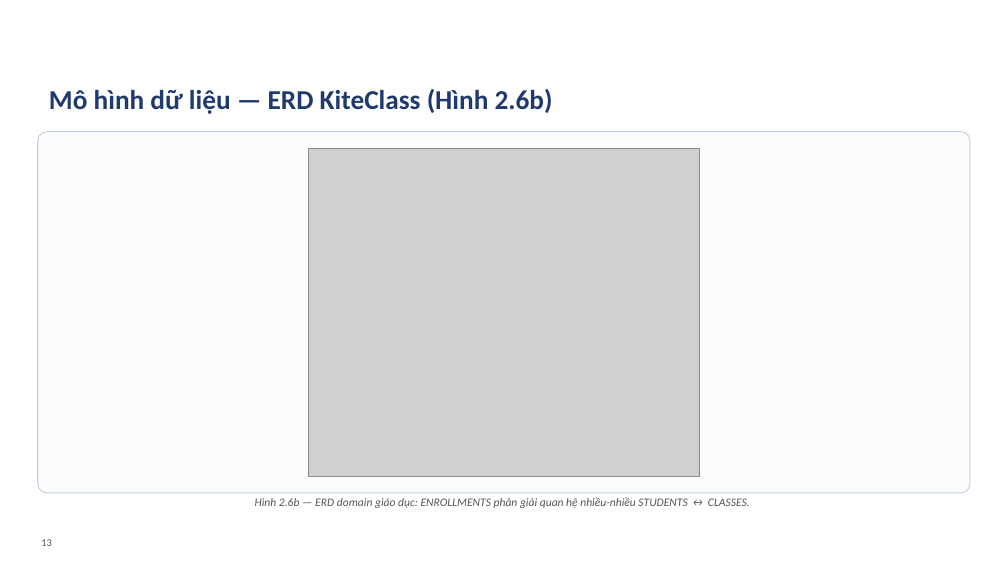
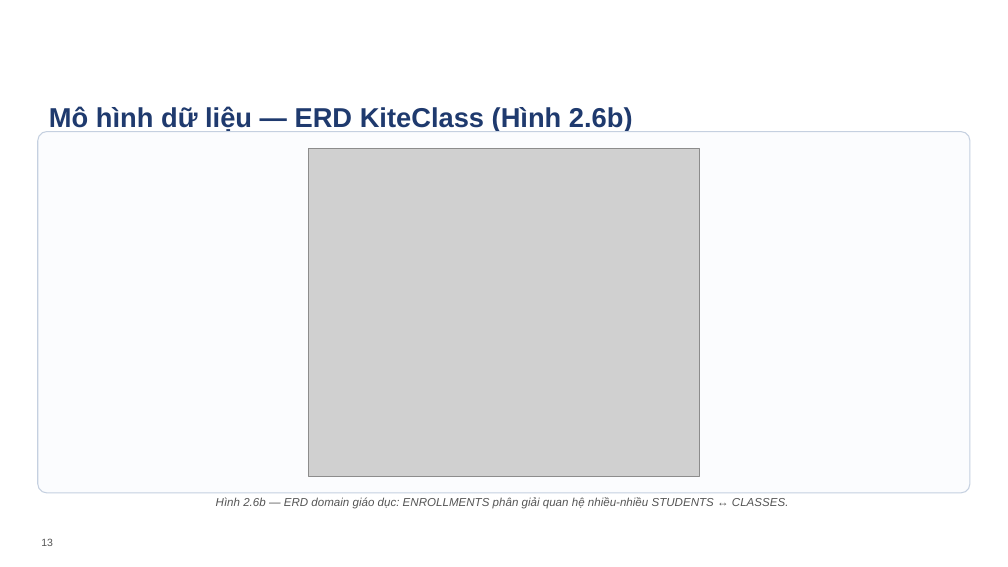
Before and after one commit to VictorAurelius/2026-Kite-Class-Platform, a slide deck: slide 13 of documents/08-thesis/defense/KiteHub-baove-khoaluan-20slide.pptx. Drawn at 1008x567 pixels with LibreOffice and Linux fonts; fonts in the diff are those of the drawing; grey boxes stand for pictures; background and template pictures are left out. Boxes give left, top, right and bottom in pixels: in the first picture for what was removed or moved away, otherwise in the second. Text is boxed around its words. In the diff, an @@ line names an element or a change of style, - is before the commit and + after.

```diff
--- a/documents/08-thesis/defense/KiteHub-baove-khoaluan-20slide.pptx
+++ b/documents/08-thesis/defense/KiteHub-baove-khoaluan-20slide.pptx
@@ text "Mô hình dữ liệu — ..." at bbox=[49, 106, 633, 132]: font Calibri to Arial @@
@@ text "Mô hình dữ liệu — ...": place and size @@
-text "Mô hình dữ liệu — ..." at bbox=[49, 89, 553, 114]
+text "Mô hình dữ liệu — ..." at bbox=[49, 106, 633, 132]
@@ text "Hình 2.6b — ERD domain ..." at bbox=[216, 497, 789, 509]: font Calibri to Arial @@
```
Also in this commit, not shown: 20 other slides changed, 1 slide added, 1 slide removed, 12 other files.
